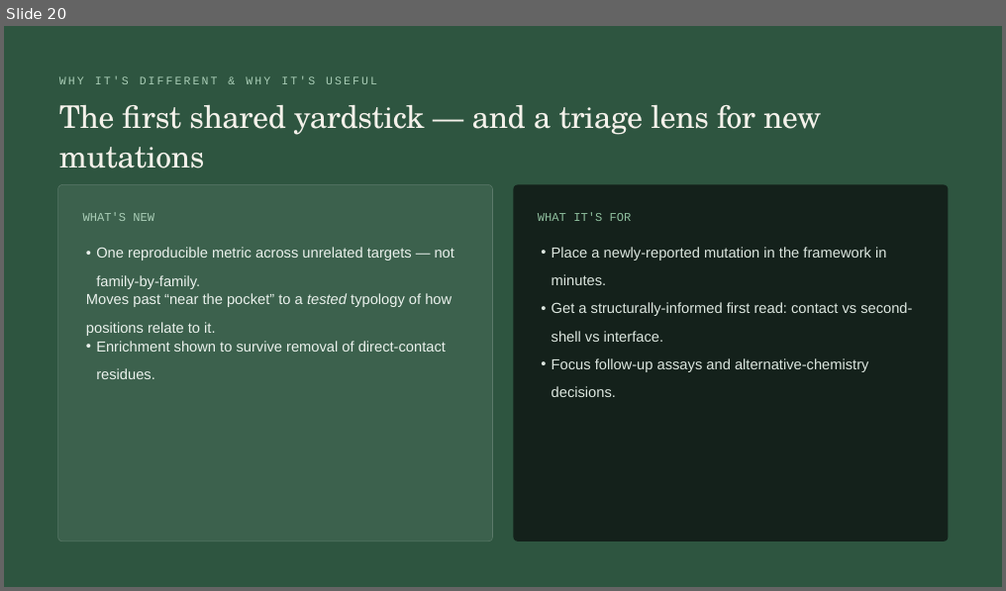
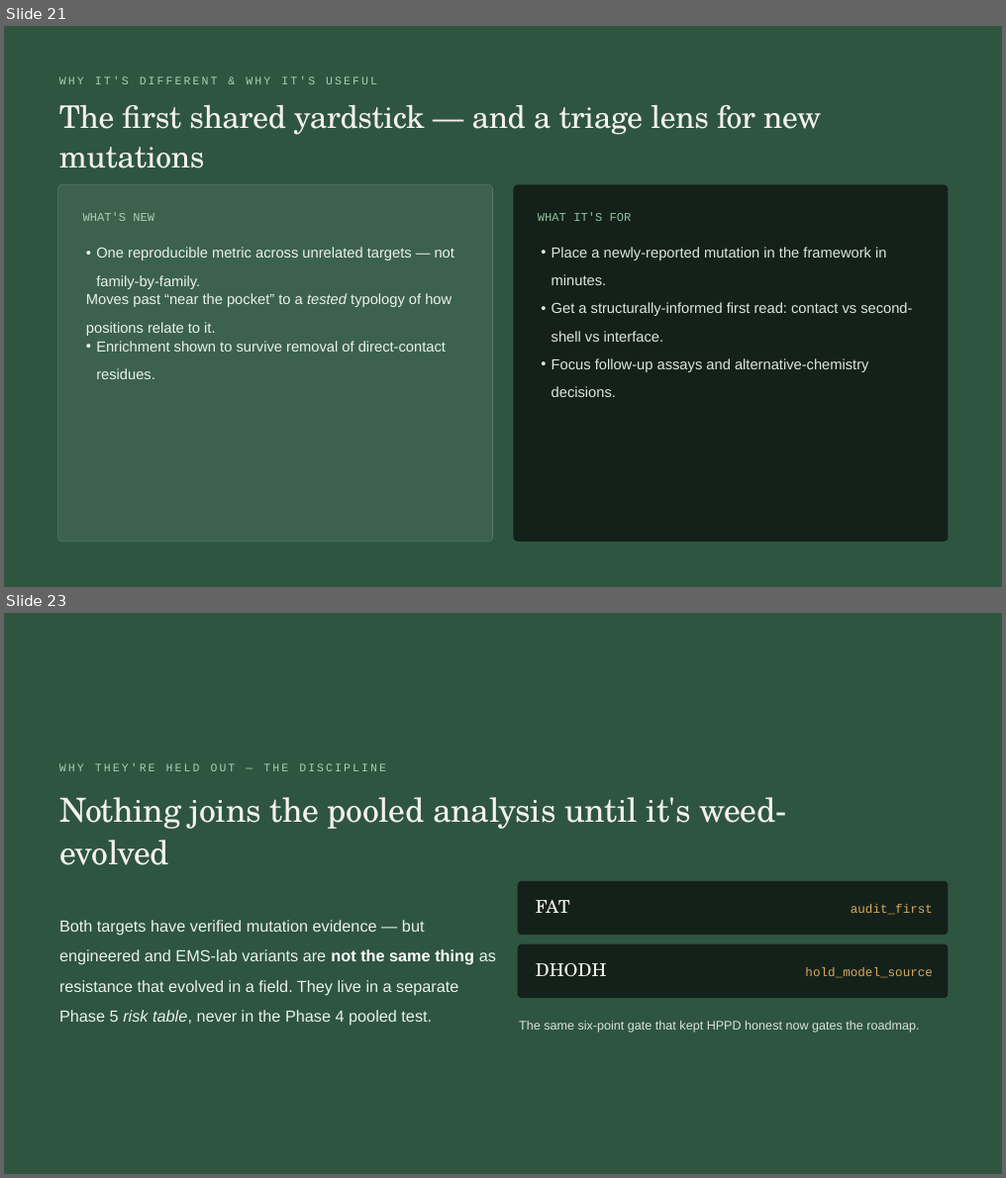
Before and after one commit to gzc0063-hub/herbicide-resistance-structural-bioinf, a slide deck: output/presentations/herbicide_resistance_structural_bioinformatics_talk.pptx. Shown one above the other, each under a label of ours: slide 20 before the commit, slides 21 and 23 after it; the slides between them are not shown. The pictures are 1006x591 and 1006x1178 pixels, drawn with LibreOffice and Linux fonts; fonts in the diff are those of the drawing. Boxes give left, top, right and bottom in pixels: in the first picture for what was removed or moved away, otherwise in the second. Text is boxed around its words. In the diff, an @@ line names an element or a change of style, - is before the commit and + after.

```diff
--- a/output/presentations/herbicide_resistance_structural_bioinformatics_talk.pptx
+++ b/output/presentations/herbicide_resistance_structural_bioinformatics_talk.pptx
@@ slide 23 added at box(4, 613, 1002, 1174), background #2E5540 @@
@@ text added at box(59, 763, 386, 771), 16.5 pt, text #A9CDB6 @@
+WHY THEY'RE HELD OUT — THE DISCIPLINE
@@ text added at box(59, 797, 787, 865), 48 pt, text #F4F1EA @@
+Nothing joins the pooled analysis until it's weed-evolved
@@ rounded rectangle added at box(518, 881, 947, 936), fill #14211B @@
@@ text added at box(536, 900, 570, 913), 25.5 pt, text #F4F1EA @@
+FAT
@@ text added at box(850, 904, 933, 915), 18 pt, text #D9A85A @@
+audit_first
@@ text added at box(59, 920, 496, 1026), 23.2 pt, text #EAF1EC @@
+Both targets have verified mutation evidence — but engineered and EMS-lab variants are not the same thing as resistance that evolved in a field. They live in a separate Phase 5 risk table, never in the Phase 4 pooled test.
@@ rounded rectangle added at box(518, 945, 947, 998), fill #14211B @@
@@ text added at box(536, 963, 606, 977), 25.5 pt, text #F4F1EA @@
+DHODH
@@ text added at box(805, 967, 933, 978), 18 pt, text #D9A85A @@
+hold_model_source
@@ text added at box(519, 1021, 919, 1033), 18 pt, text #D6E3DA @@
+The same six-point gate that kept HPPD honest now gates the roadmap.
@@ what was slide 20 is now slide 21 @@
```
Also in this commit, not shown: 3 slides changed, 2 other slides added, 3 other files.
